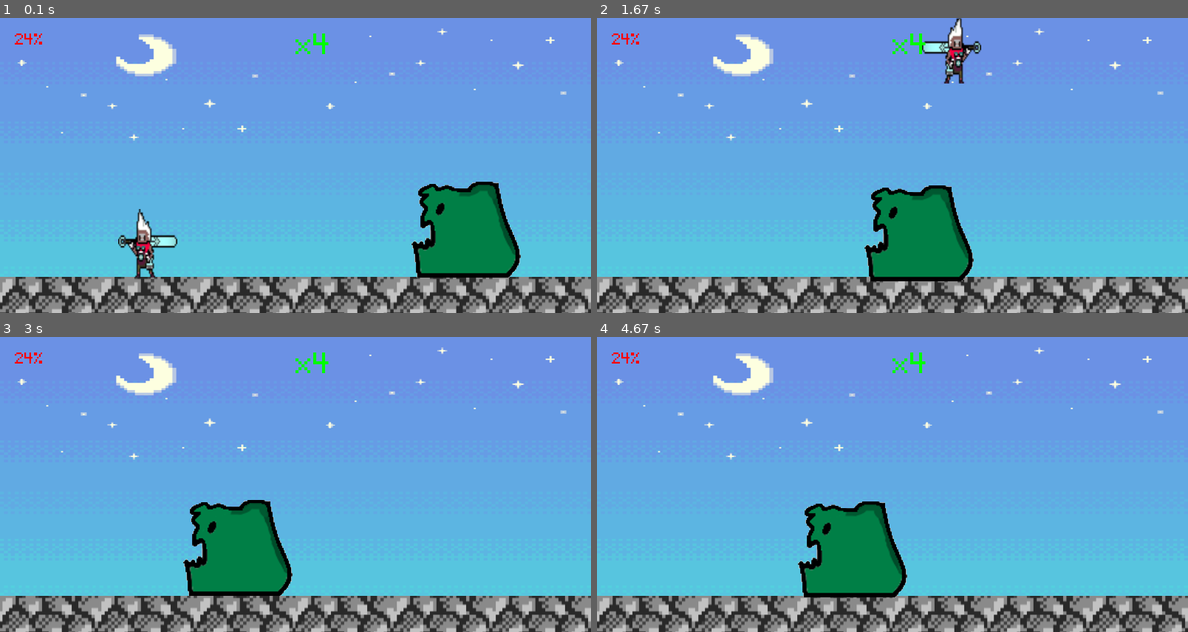
Above: before the commit, frames 1-4 (two rows, left to right).
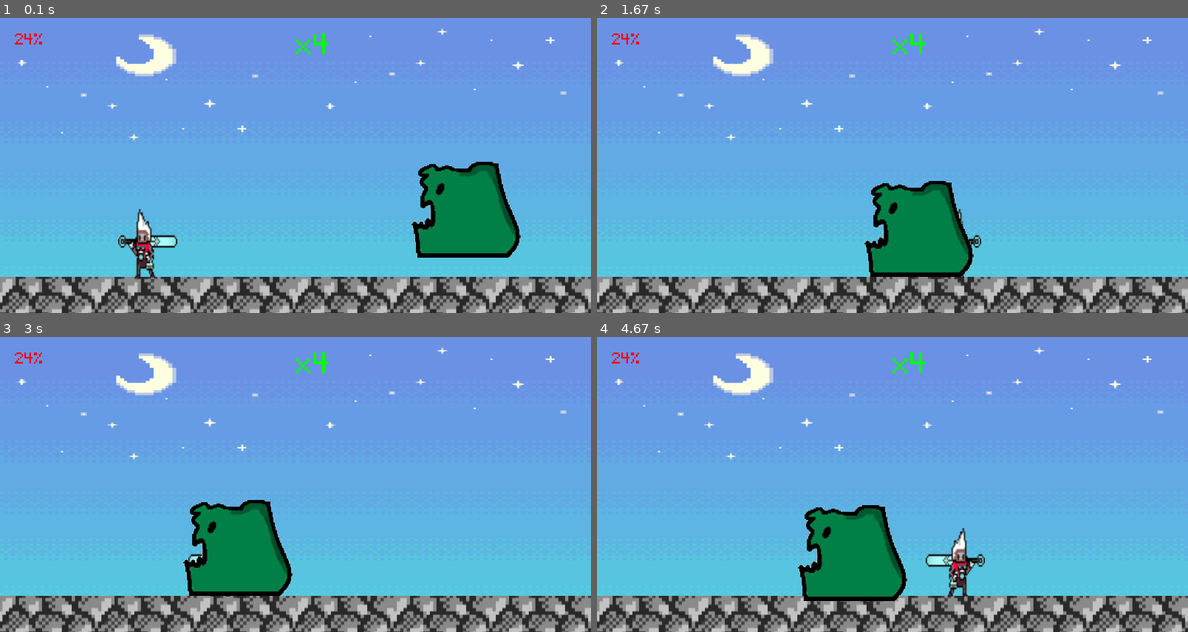
Above: after the commit, the same moments.

Repository: WINDKING-1/TheDasher
Game: pygame game, started from The dasher code.py
The game is run twice, just before and just after one commit, with the same random seed, the same clock (stepped at 60 frames per second) and the same inputs.
Inputs:
- Up to frame 1 (0.1 s): no input
- Up to frame 2 (1.67 s): tap Space at 0.33 s; hold Right 0.67-1.13 s; hold Right 1.17-1.63 s
- Up to frame 3 (3 s): hold Left 1.67-2.2 s; hold Left 2.23-2.63 s; hold Right from 2.67 s (still down)
- Up to frame 4 (4.67 s): release Right at 3.3 s; hold Left 3.33-3.8 s; hold Right 3.83-4.3 s; hold Right from 4.33 s (still down)

The runs differ from the first frame. In frame 1, 3.8% of the frame differs, in the area x 69-89%, y 48-88%; in frame 2, 2.5%; in frame 3, less than 0.1%; in frame 4, 2.2%.

Commit message:
Update The dasher code.py

Diff:
--- a/The dasher code.py
+++ b/The dasher code.py
@@ -35,7 +35,9 @@
 death_screen_surf=pygame.image.load(r'died1.jpg').convert()
 Monster=pygame.image.load(r"monsterr.png").convert_alpha()
 Monster_rect=Monster.get_rect(midbottom=(650,352))
-Monster_jump_timer=50
+monster_aircount=-17
+Monster_jump_timer = 200
+monster_jump=0.9
 
 player_surf=pygame.image.load(r'e3.png').convert_alpha()
 player_rect=player_surf.get_rect(midbottom=(200,352))
@@ -81,7 +83,6 @@
         player_rect.x=-50
 
 def gravity():
-    if player_rect.colliderect(Ground_rect):
         player_rect.y += player_fallseed
 
 def monster_gravity():
@@ -236,12 +237,16 @@
             dash_timer = 0
             dash_delay = 60
 
-    if Monster_jump_timer > 0:
-        Monster_jump_timer-=1
-    else:
-        Monster_rect.y -= player_jump
-        player_aircount = -9
-        Monster_jump_timer = 50
+    if Monster_jump_timer >= 0:
+        Monster_jump_timer -= 1
+
+    if Monster_jump_timer <= 0:
+        monster_aircount = -30
+        Monster_jump_timer = 200
+
+    if monster_aircount < 0:
+        Monster_rect.y += monster_aircount * monster_jump
+        monster_aircount += 1
 
     if Alive:
         if player_rect.colliderect(Ground_rect):
